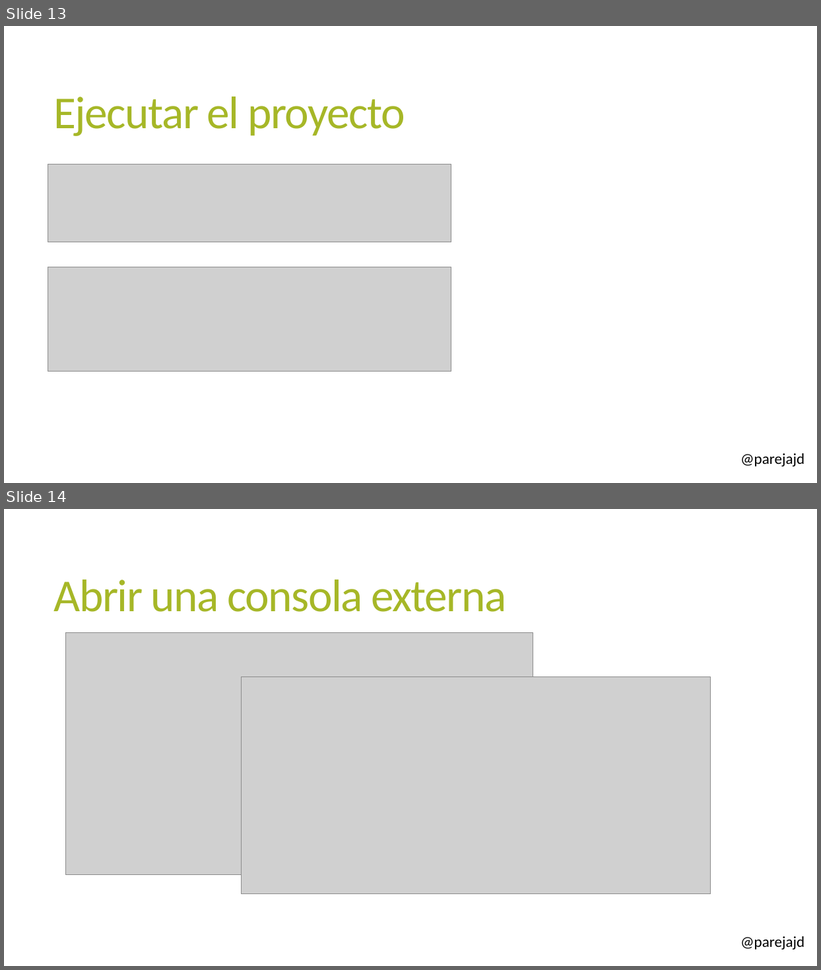
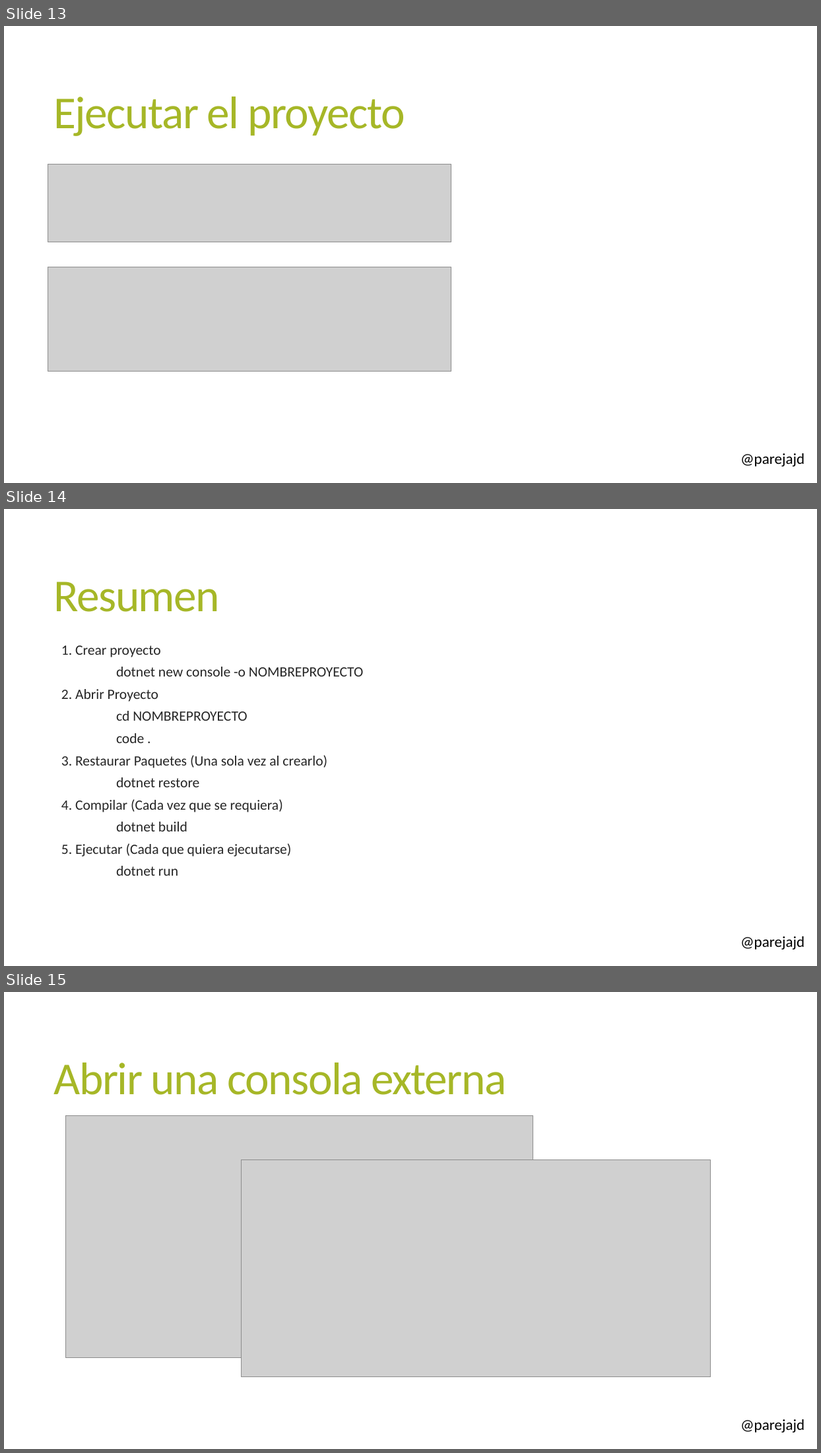
Before and after one commit to Andresrodriguez99/CursoProgramacionEstructurada, a slide deck: Presentaciones/1.1 Configurando el Entorno - Visual Studio Code.pptx. Shown one above the other, each under a label of ours: slides 13 and 14 before the commit, slides 13, 14 and 15 after it. The pictures are 821x970 and 821x1453 pixels, drawn with LibreOffice and Linux fonts; fonts in the diff are those of the drawing; grey boxes stand for pictures; background and template pictures are left out. Boxes give left, top, right and bottom in pixels: in the first picture for what was removed or moved away, otherwise in the second. Text is boxed around its words. In the diff, an @@ line names an element or a change of style, - is before the commit and + after.

```diff
--- a/Presentaciones/1.1 Configurando el Entorno - Visual Studio Code.pptx
+++ b/Presentaciones/1.1 Configurando el Entorno - Visual Studio Code.pptx
@@ slide 14 added at (4, 509, 817, 966), background #FFFFFF; not listed: 1 template element that a slide beside it also shows @@
@@ title added at (54, 582, 220, 612), 54 pt, text #A6B727 @@
+Resumen
@@ text added at (61, 646, 363, 876), 16.8 pt, text #262626 @@
+  1. Crear proyecto
+  dotnet new console -o NOMBREPROYECTO
+  2. Abrir Proyecto
+  cd NOMBREPROYECTO
+  code .
+  3. Restaurar Paquetes (Una sola vez al crearlo)
+  dotnet restore
+  4. Compilar (Cada vez que se requiera)
+  dotnet build
+  5. Ejecutar (Cada que quiera ejecutarse)
+  dotnet run
@@ what was slide 14 is now slide 15 @@
```
Also in this commit, not shown: 22 other files.
